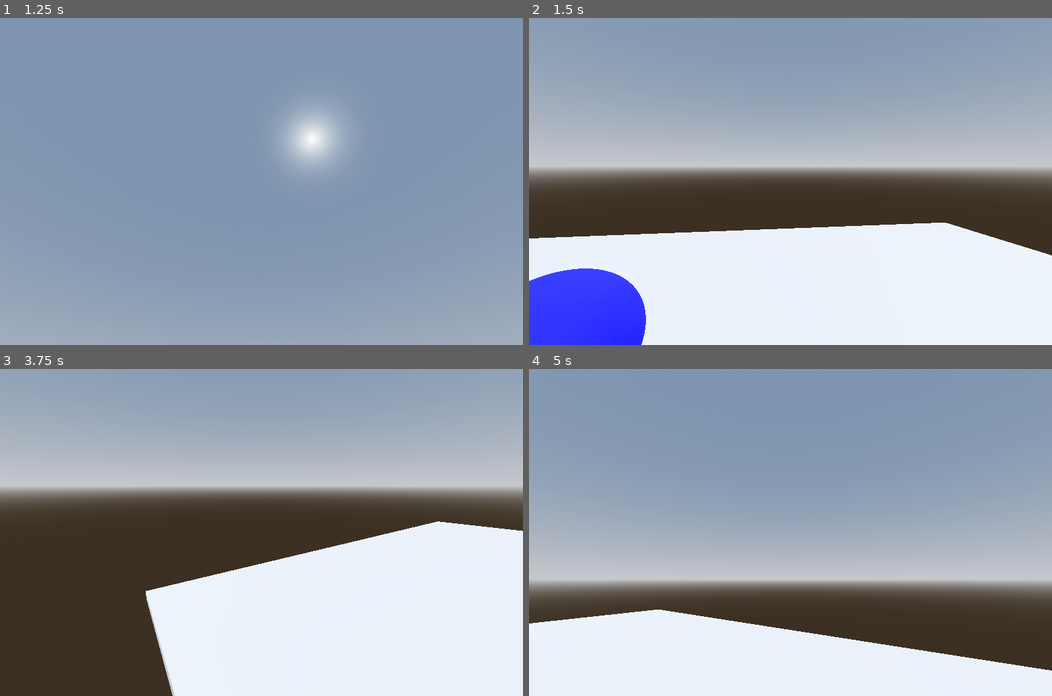
Above: before the commit, frames 1-4 (two rows, left to right).
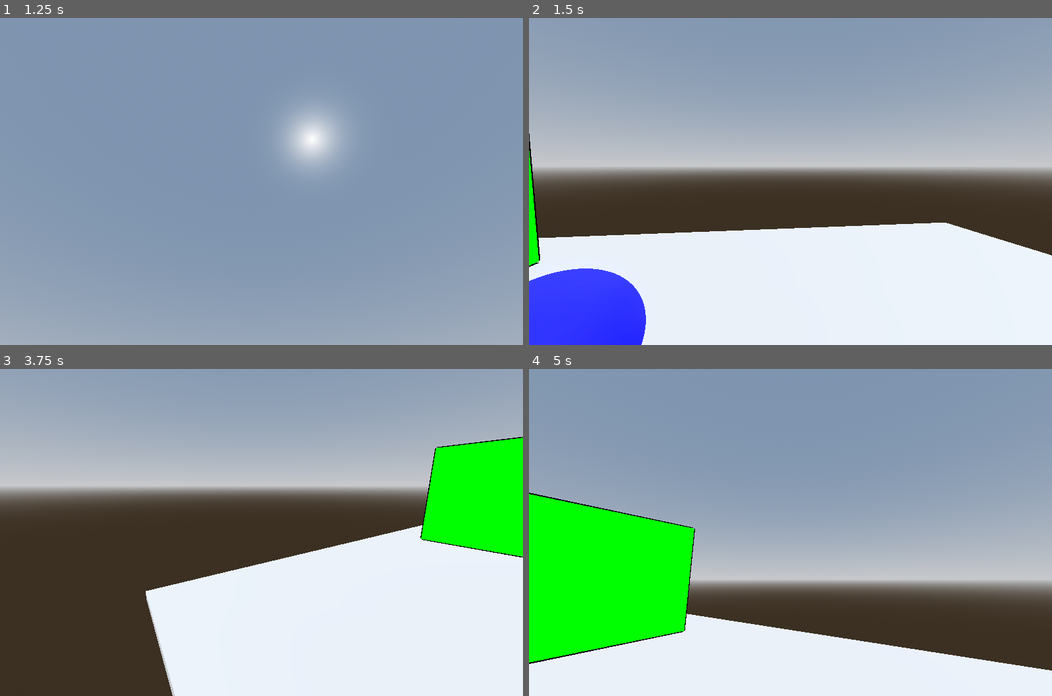
Above: after the commit, the same moments.

Repository: Rezamatteo/Gamejam2024
Game: Godot game, scene res://Main.tscn
Two runs of this game, one before a commit and one after it. Both use one fixed random seed, a clock stepped at 60 frames per second and the inputs below. The project has no main scene, so this scene is started directly. The engine's default icon, where the game draws it, is replaced by a stand-in: a white triangle on a blue panel in a dark square.
Inputs (mouse positions are in pixels of both pictures, inside the frame that each line leads up to):
- Up to frame 1 (1.25 s): tap Enter (ui_accept) at 0.5, 0.77 s; move the mouse to (376, 165) at 0.52 s; hold D (right) from 0.53 s (still down); tap Shift (dash) at 0.6 s
- Up to frame 2 (1.5 s): tap Enter (ui_accept) at 1.25 s; move the mouse to (764, 181) at 1.27 s; release D (right) at 1.28 s; hold W (up) from 1.28 s (still down); tap Shift (dash) at 1.35 s
- Up to frame 3 (3.75 s): keep holding W (up); tap Enter (ui_accept) at 1.52, 3.02, 3.5 s; move the mouse to (271, 525) at 2.02 s; tap Shift (dash) at 2.1, 2.85, 3.6 s; move the mouse to (256, 539) at 2.77 s; move the mouse to (298, 535) at 3.52 s
- Up to frame 4 (5 s): keep holding W (up); tap Enter (ui_accept) at 3.77, 4.52 s; move the mouse to (748, 529) at 4.27 s; tap Shift (dash) at 4.35 s

Frame 1 is identical in both runs. In frame 2, 0.5% of the frame differs, in the area x 0-3%, y 35-77%; in frame 3, 6.0%; in frame 4, 13%, in the area x 0-32%, y 37-91%.

Commit message:
ballenmensje

Diff:
--- a/Main.tscn
+++ b/Main.tscn
@@ -61,7 +61,28 @@
 }
 
 [sub_resource type="BoxShape3D" id="BoxShape3D_esckj"]
-size = Vector3(14.7265, 6.35461, 2.54602)
+size = Vector3(15, 6, 3)
+
+[sub_resource type="StandardMaterial3D" id="StandardMaterial3D_k11ce"]
+transparency = 2
+alpha_scissor_threshold = 0.5
+alpha_antialiasing_mode = 0
+cull_mode = 1
+no_depth_test = true
+shading_mode = 0
+albedo_color = Color(0, 0, 0, 1)
+grow = true
+grow_amount = 0.05
+
+[sub_resource type="StandardMaterial3D" id="StandardMaterial3D_yi30f"]
+next_pass = SubResource("StandardMaterial3D_k11ce")
+no_depth_test = true
+shading_mode = 0
+albedo_color = Color(0, 1, 0, 1)
+
+[sub_resource type="BoxMesh" id="BoxMesh_r0s1n"]
+material = SubResource("StandardMaterial3D_yi30f")
+size = Vector3(15, 6, 3)
 
 [node name="main" type="Node3D"]
 
@@ -111,5 +132,9 @@
 transform = Transform3D(1, 0, 0, 0, 1, 0, 0, 0, 1, 0.194244, 0.638245, 0.77301)
 shape = SubResource("BoxShape3D_esckj")
 
+[node name="MeshInstance3D" type="MeshInstance3D" parent="end"]
+transform = Transform3D(1, 0, 0, 0, 1, 0, 0, 0, 1, 0, 0.630856, 0.786283)
+mesh = SubResource("BoxMesh_r0s1n")
+
 [connection signal="timeout" from="path/_speler_/time" to="path/_speler_" method="_on_timer_timeout"]
 [connection signal="body_entered" from="end" to="path/_speler_" method="_on_end_body_entered"]
--- a/_speler_.gd
+++ b/_speler_.gd
@@ -20,3 +20,5 @@
 	print(play.speed_scale," ",secondsElapsed)
 	time.queue_free()
 	play.play("progress")
+	await play.animation_finished
+	get_tree().quit()
Not shown: 1 places in Main.tscn that only renumber resources
